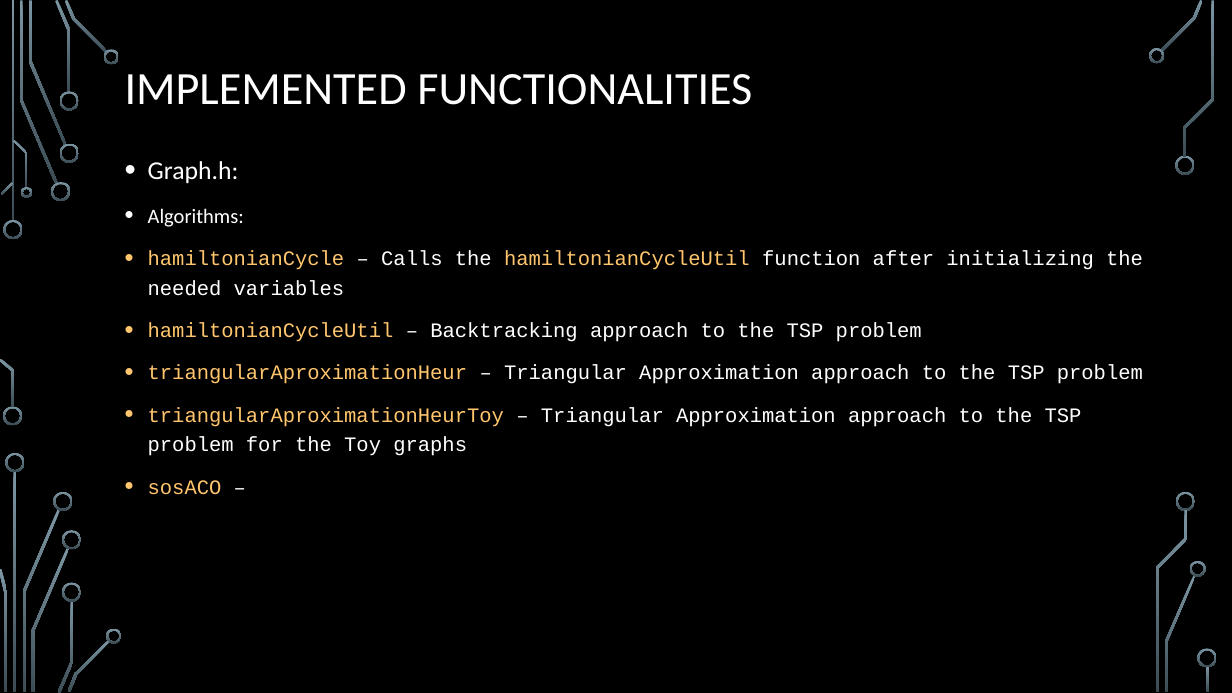
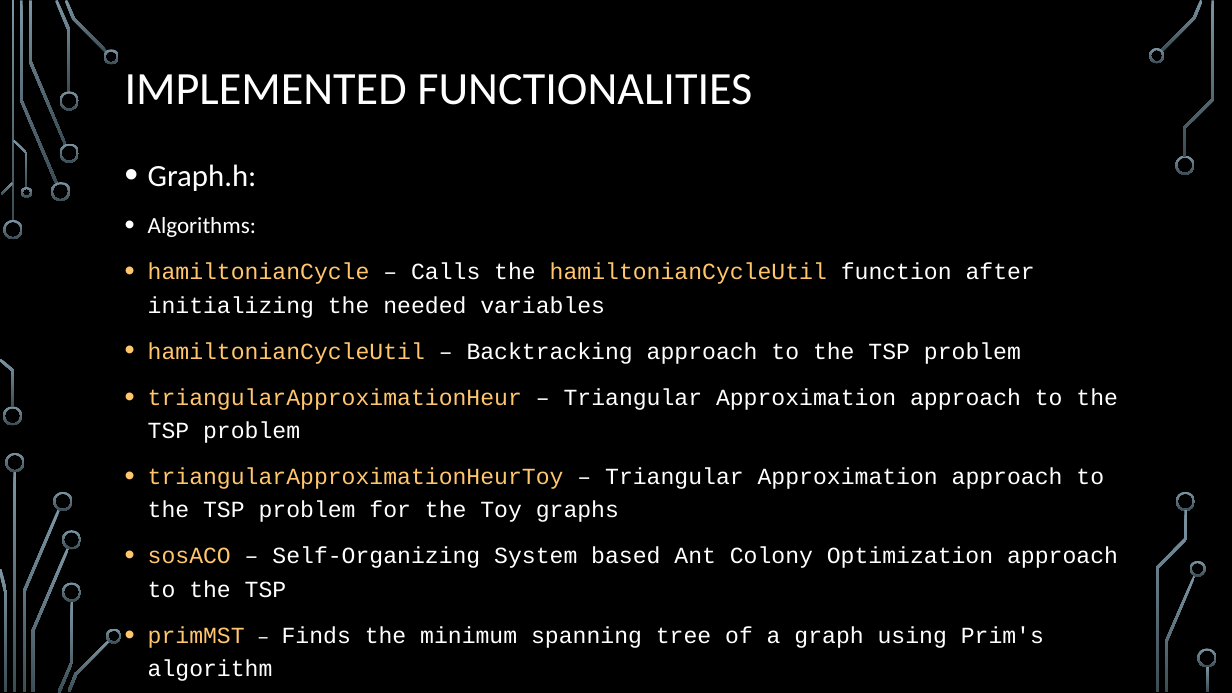
Before and after one commit to DiogoSant0s/DA2, a slide deck: slide 8 of DA2.pptx. Drawn at 1232x693 pixels with LibreOffice and Linux fonts; fonts in the diff are those of the drawing; background and template pictures are left out. Boxes give left, top, right and bottom in pixels: in the first picture for what was removed or moved away, otherwise in the second. Text is boxed around its words. In the diff, an @@ line names an element or a change of style, - is before the commit and + after.

```diff
--- a/DA2.pptx
+++ b/DA2.pptx
@@ text at (148, 164, 1035, 364): size 20 to 24 pt in "Graph.h:"; size 16 to 18 pt in "Algorithms:", "hamiltonianCycle – Calls the hamiltonianCycleUtil function a ...", "hamiltonianCycleUtil – Backtracking approach to the TSP ..." @@
@@ text at (148, 388, 1118, 681): text changed; size 16 to 18 pt @@
-• triangularAproximationHeur – Triangular Approximation approach to the TSP problem
-• triangularAproximationHeurToy – Triangular Approximation approach to the TSP problem for the Toy graphs
-• sosACO –
+• triangularApproximationHeur – Triangular Approximation approach to the TSP problem
+• triangularApproximationHeurToy – Triangular Approximation approach to the TSP problem for the Toy graphs
+• sosACO – Self-Organizing System based Ant Colony Optimization approach to the TSP
+• primMST – Finds the minimum spanning tree of a graph using Prim's algorithm
```
Also in this commit, not shown: 4 other slides changed, 1 slide added, 3 other files.
